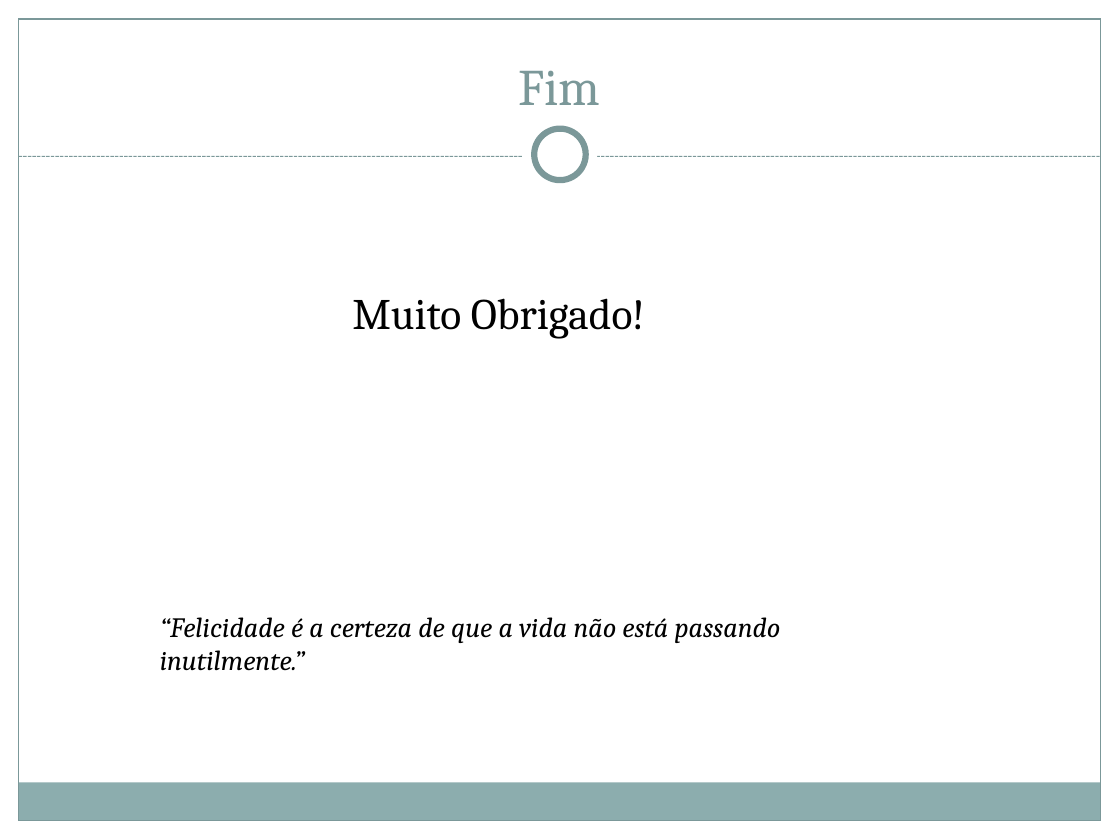
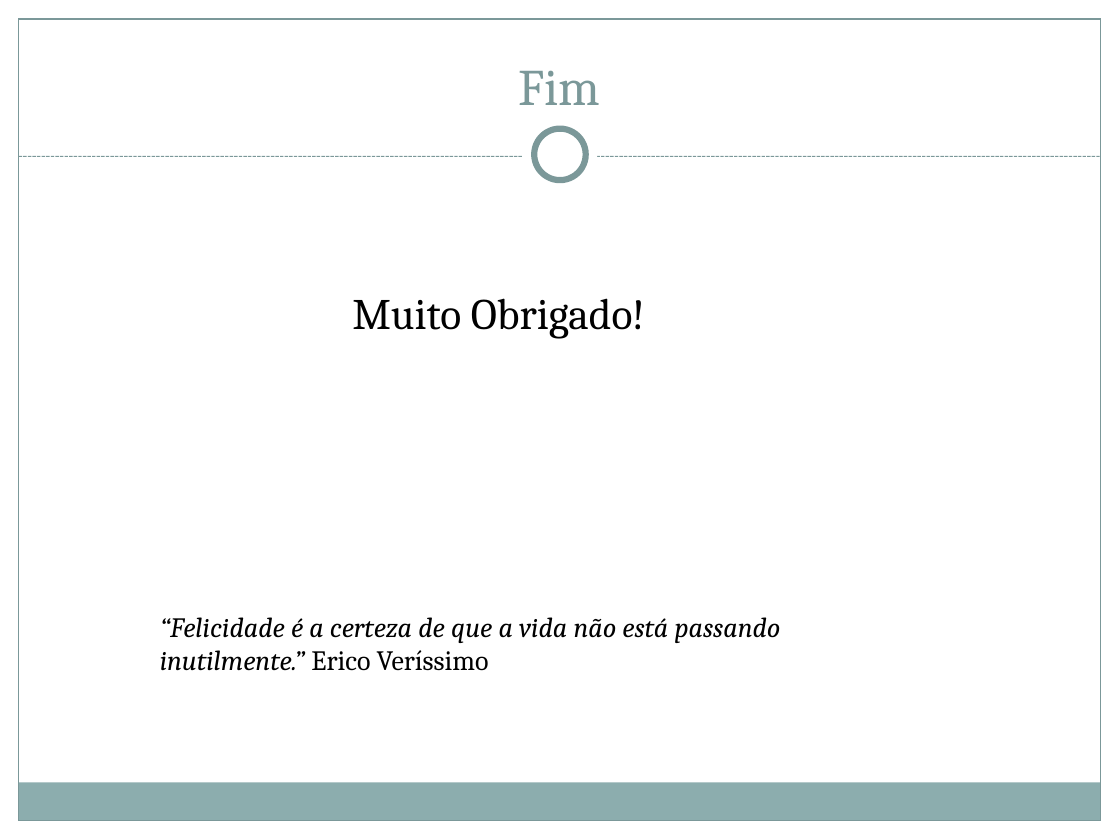
Before and after one commit to herberton/projetof1, a slide deck: slide 16 of wiki/Apresentação/Apresentação Final.pptx. Drawn at 1120x840 pixels with LibreOffice and Linux fonts; fonts in the diff are those of the drawing. Boxes give left, top, right and bottom in pixels: in the first picture for what was removed or moved away, otherwise in the second. Text is boxed around its words. In the diff, an @@ line names an element or a change of style, - is before the commit and + after.

```diff
--- a/wiki/Apresentação/Apresentação Final.pptx
+++ b/wiki/Apresentação/Apresentação Final.pptx
@@ text at (160, 617, 781, 671): text changed @@
-“Felicidade é a certeza de que a vida não está passando
-inutilmente.”
+“Felicidade é a certeza de que a vida não está passando
+inutilmente.” Erico Veríssimo
```
Also in this commit, not shown: 4 other slides changed.
